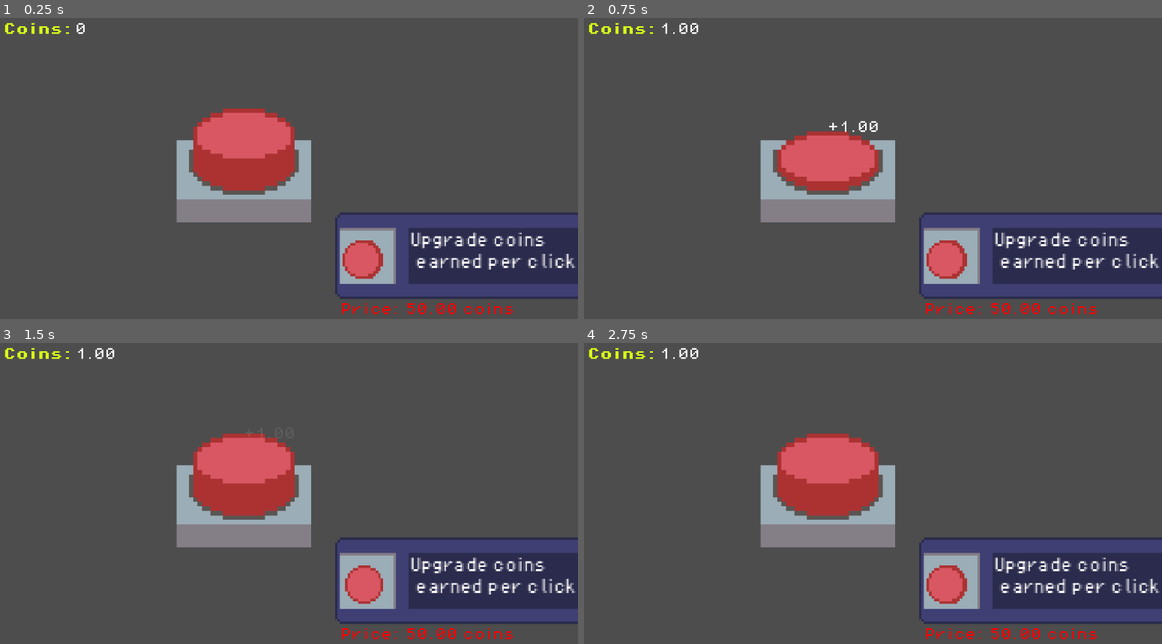
Above: before the commit, frames 1-4 (two rows, left to right).
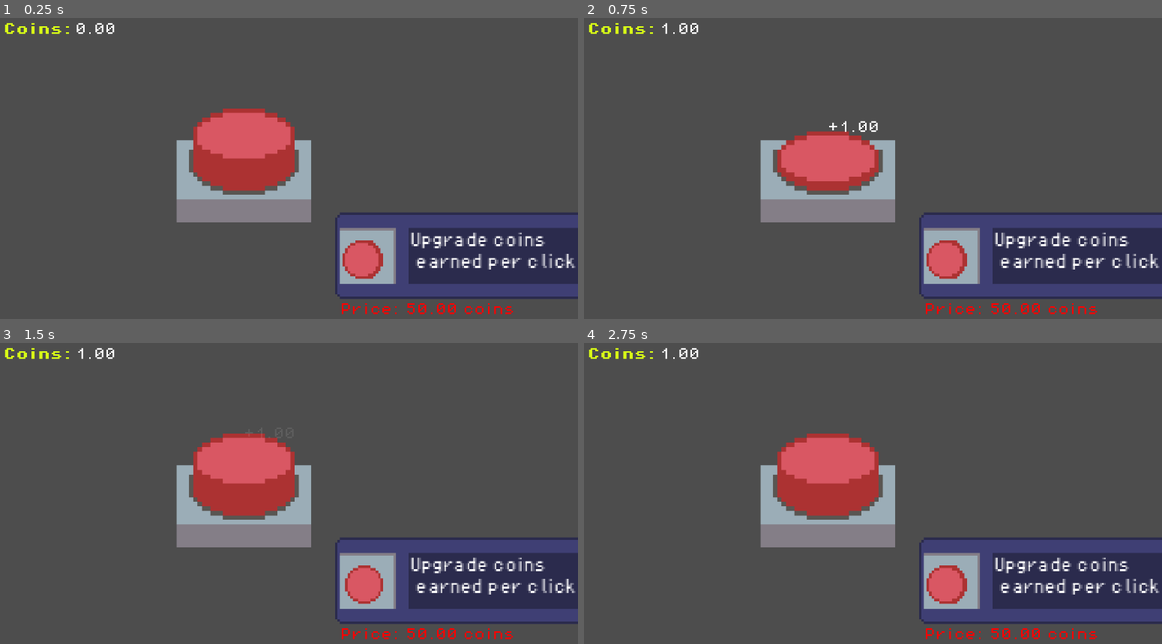
Above: after the commit, the same moments.

Repository: George101-dev/Click
Game: Godot game, scene res://main.tscn
Two runs of this game, one before a commit and one after it. Both use one fixed random seed, a clock stepped at 60 frames per second and the inputs below.
Inputs (mouse positions are in pixels of both pictures, inside the frame that each line leads up to):
- Up to frame 1 (0.25 s): no input
- Up to frame 2 (0.75 s): tap Enter at 0.5 s; move the mouse to (826, 132) at 0.52 s; press the mouse at (826, 132) at 0.53 s
- Up to frame 3 (1.5 s): move the mouse to (364, 583) at 1.27 s; release the mouse at (364, 583) at 1.28 s; click (364, 583) at 1.35 s
- Up to frame 4 (2.75 s): tap Space at 2 s; move the mouse to (925, 409) at 2.02 s; press the mouse at (925, 409) at 2.03 s

The runs differ from the first frame. In frame 1, less than 0.1% of the frame differs, in the area x 15-75%, y 1-99%; in frame 2, less than 0.1%; in frame 3, less than 0.1%; in frame 4, less than 0.1%.

Commit message:
Update main.tscn

Diff:
--- a/main.tscn
+++ b/main.tscn
@@ -30,7 +30,7 @@
 offset_right = 307.0
 offset_bottom = 133.0
 theme_override_fonts/font = ExtResource("2_0xm2m")
-text = "0"
+text = "0.00"
 
 [node name="Label3" type="Label" parent="."]
 offset_left = 607.0
